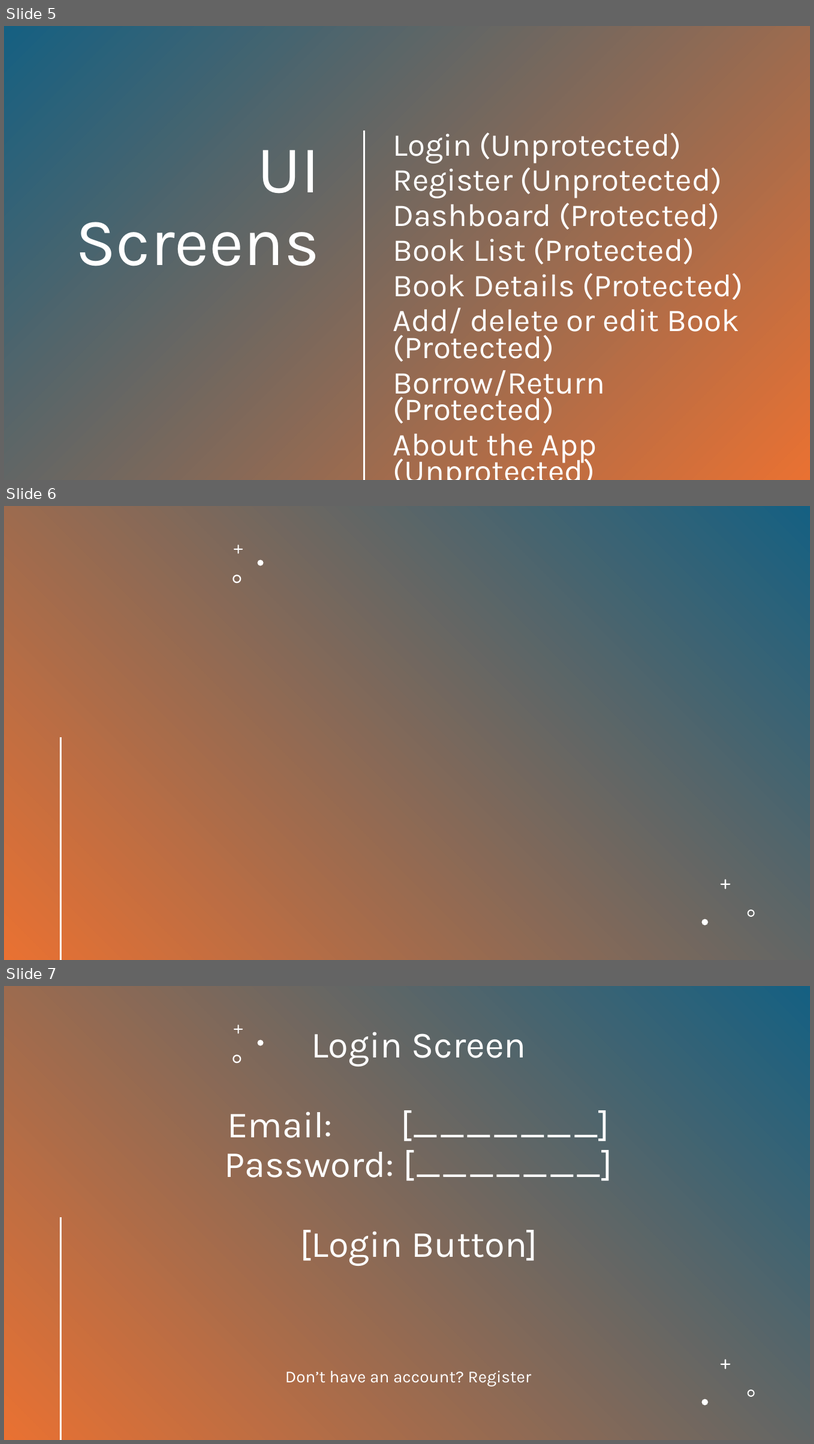
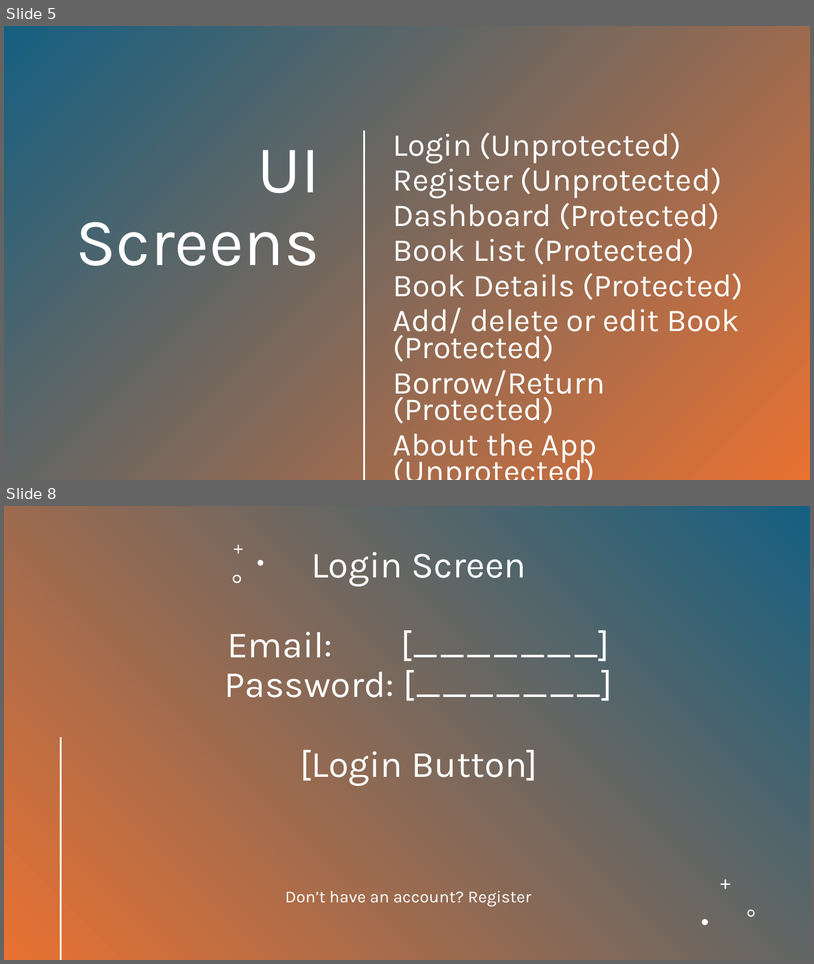
Before and after one commit to samj296/book-library-app, a slide deck: book-library-app.pptx. Shown one above the other, each under a label of ours: slides 5, 6 and 7 before the commit, slides 5 and 8 after it; the slides between them are not shown. The pictures are 814x1444 and 814x964 pixels, drawn with LibreOffice and Linux fonts; fonts in the diff are those of the drawing; background and template pictures are left out. Boxes give left, top, right and bottom in pixels: in the first picture for what was removed or moved away, otherwise in the second. Text is boxed around its words. In the diff, an @@ line names an element or a change of style, - is before the commit and + after.

```diff
--- a/book-library-app.pptx
+++ b/book-library-app.pptx
@@ slide 6 removed at (x1=4, y1=506, x2=810, y2=960), background picture (left out) @@
@@ rectangle removed at (x1=4, y1=506, x2=810, y2=960) @@
@@ freeform shape removed at (x1=234, y1=545, x2=243, y2=554) @@
@@ freeform shape removed at (x1=233, y1=574, x2=241, y2=583) @@
@@ freeform shape removed at (x1=257, y1=560, x2=264, y2=566) @@
@@ line removed from (61, 738) to (61, 959) @@
@@ freeform shape removed at (x1=721, y1=879, x2=731, y2=889) @@
@@ freeform shape removed at (x1=702, y1=919, x2=708, y2=925) @@
@@ freeform shape removed at (x1=748, y1=910, x2=755, y2=917) @@
@@ what was slide 7 is now slide 8 @@
```
Also in this commit, not shown: 1 slide changed, 2 slides added, 6 other files.
